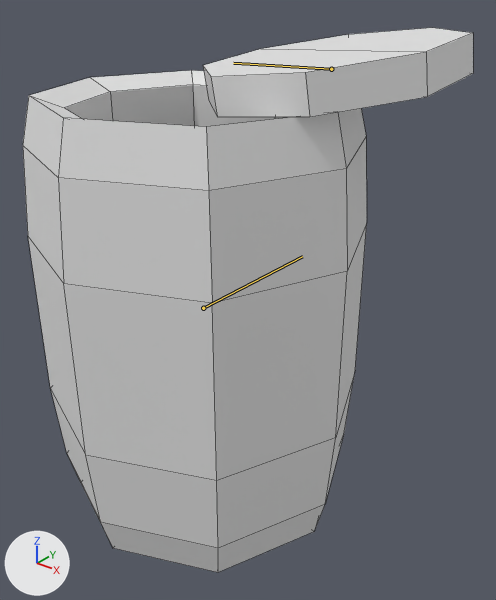
A saved change to the Blender file resources/meshes/animatedBarrel01.blend.
One viewpoint serves both versions: a 50 mm lens placed at (0.602, -0.651, 0.741), pointed at (0.06, 0.027, 0.321). Every picture has the same lights, and +X, +Y and +Z are marked at lower left. Both versions are drawn at frame 14 of the action '80_open01'; the numbers are the values there. The bones that bend it are drawn over the model as lines. Mesh edges are drawn as thin lines.

Names of what the first picture shows: 'animatedBarrel01'.
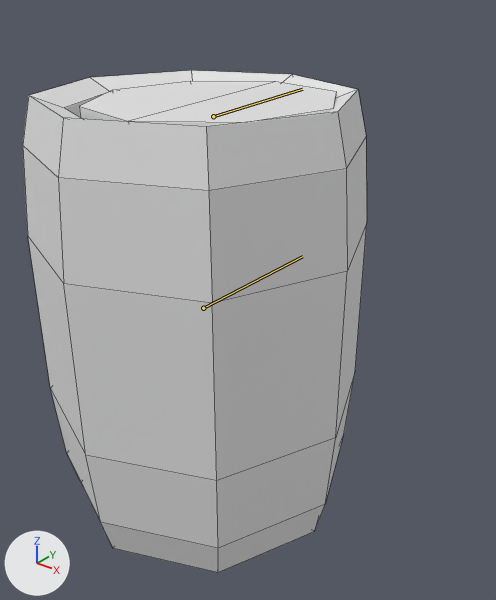
Pixel boxes (x1, y1, x2, y2) of what changed, in the pictures (496 x 600 px):
```json
{"object": "animatedBarrel01", "change": "posed", "before": [23, 28, 473, 572], "after": [23, 70, 367, 572], "on screen": "24% narrower, 8% shorter"}
{"bone": "lid", "before": "(331, 69) to (233, 63)", "after": "(213, 116) to (302, 89)"}
```

Edits to the scene script, one JSON object a line:
```json
{"block": "bone_lid", "where": "bone_lid = bpy.data.objects['barrelArmature'].pose.bones['lid']  # child of 'ROOT'"}
{"op": "set", "path": "bone_lid.location", "old": "(0.133, 0.099, 0.066)", "new": "(0.016, 0.012, 0.008)"}
{"op": "set", "path": "bone_lid.rotation_quaternion", "old": "(0.823, 0.001, -0.071, 0.563)", "new": "(0.979, 0.0, -0.009, 0.068)", "note": "degrees (-5, -7, 69) -> degrees (0, -1, 8)"}
```
